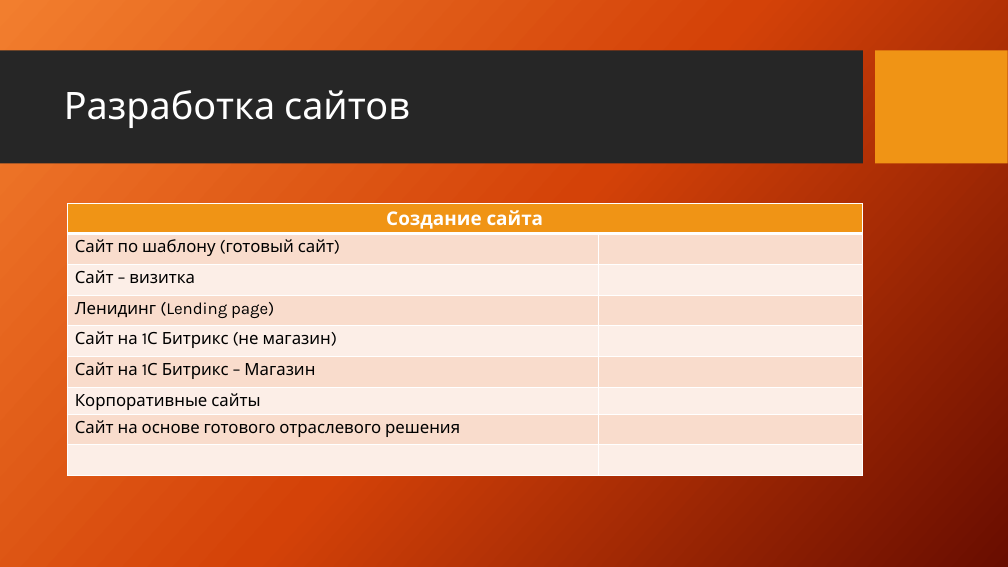
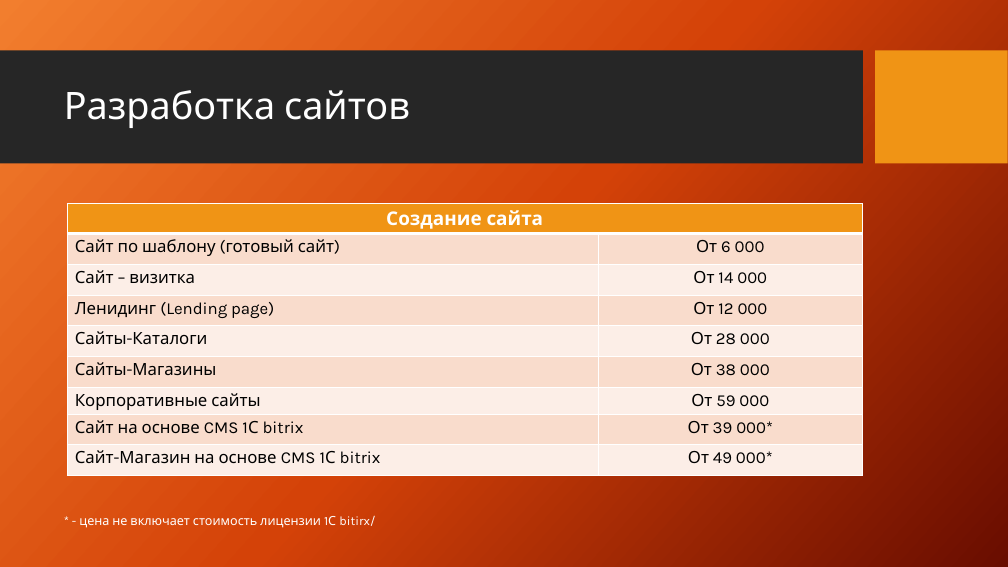
Before and after one commit to shazam-dev/seo-cy.ru, a slide deck: slide 2 of public/Прайс по разработке сайтов, интернет продвижению и.pptx. Drawn at 1008x567 pixels with LibreOffice and Linux fonts; fonts in the diff are those of the drawing; background and template pictures are left out. Boxes give left, top, right and bottom in pixels: in the first picture for what was removed or moved away, otherwise in the second. Text is boxed around its words. In the diff, an @@ line names an element or a change of style, - is before the commit and + after.

```diff
--- a/public/Прайс по разработке сайтов, интернет продвижению и.pptx
+++ b/public/Прайс по разработке сайтов, интернет продвижению и.pptx
@@ table at [67,204,863,477] @@
-row 2, column 2: 
+row 2, column 2: От 6 000
-row 3, column 2: 
+row 3, column 2: От 14 000
-row 4, column 2: 
+row 4, column 2: От 12 000
-row 5, column 1: Сайт на 1С Битрикс (не магазин)
+row 5, column 1: Сайты-Каталоги
-row 5, column 2: 
+row 5, column 2: От 28 000
-row 6, column 1: Сайт на 1С Битрикс – Магазин
+row 6, column 1: Сайты-Магазины
-row 6, column 2: 
+row 6, column 2: От 38 000
-row 7, column 2: 
+row 7, column 2: От 59 000
-row 8, column 1: Сайт на основе готового отраслевого решения
+row 8, column 1: Сайт на основе CMS 1С bitrix
-row 8, column 2: 
+row 8, column 2: От 39 000*
-row 9, column 1: 
+row 9, column 1: Сайт-Магазин на основе CMS 1С bitrix
-row 9, column 2: 
+row 9, column 2: От 49 000*
@@ text added at [79,515,375,528], 12 pt, text #FFFFFF @@
+* - цена не включает стоимость лицензии 1С bitirx/
```
Also in this commit, not shown: 3 slides added.
